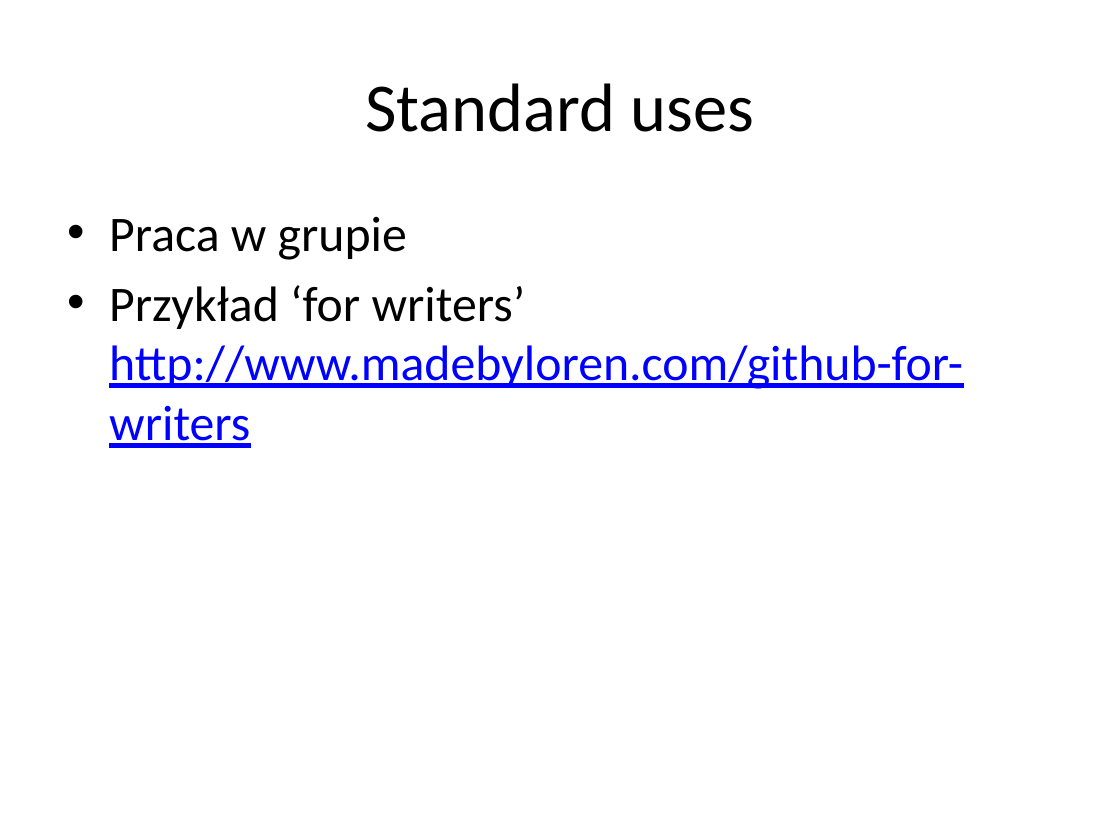
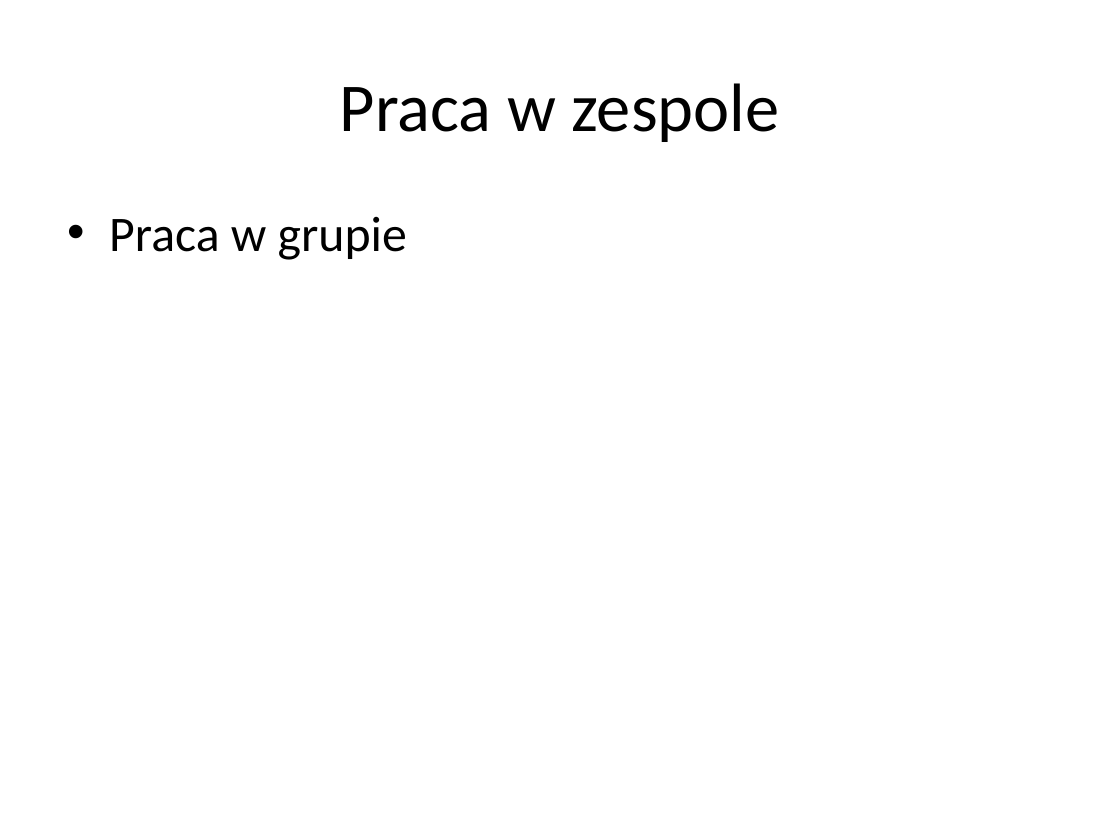
Before and after one commit to krzysztofkaluzny/codeweek, a slide deck: slide 10 of GitHub - Talk .pptx (slide 11 before the commit). Drawn at 1120x840 pixels with LibreOffice and Linux fonts; fonts in the diff are those of the drawing. Boxes give left, top, right and bottom in pixels: in the first picture for what was removed or moved away, otherwise in the second. Text is boxed around its words. In the diff, an @@ line names an element or a change of style, - is before the commit and + after.

```diff
--- a/GitHub - Talk .pptx
+++ b/GitHub - Talk .pptx
@@ title at [340, 83, 779, 142]: text changed @@
-Standard uses
+Praca w zespole
@@ text at [109, 285, 963, 448]: paragraph removed @@
-• Przykład ‘for writers’ http://www.madebyloren.com/github-for-writers
```
Also in this commit, not shown: 2 other slides changed, 4 slides added, 4 slides removed.
